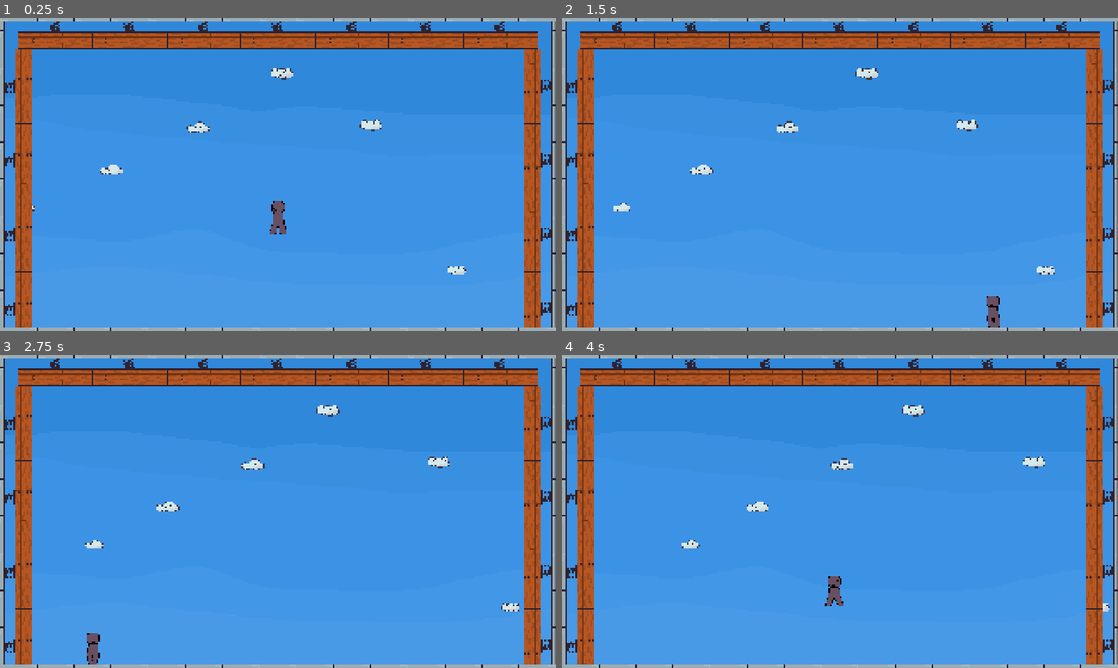
Above: before the commit, frames 1-4 (two rows, left to right).
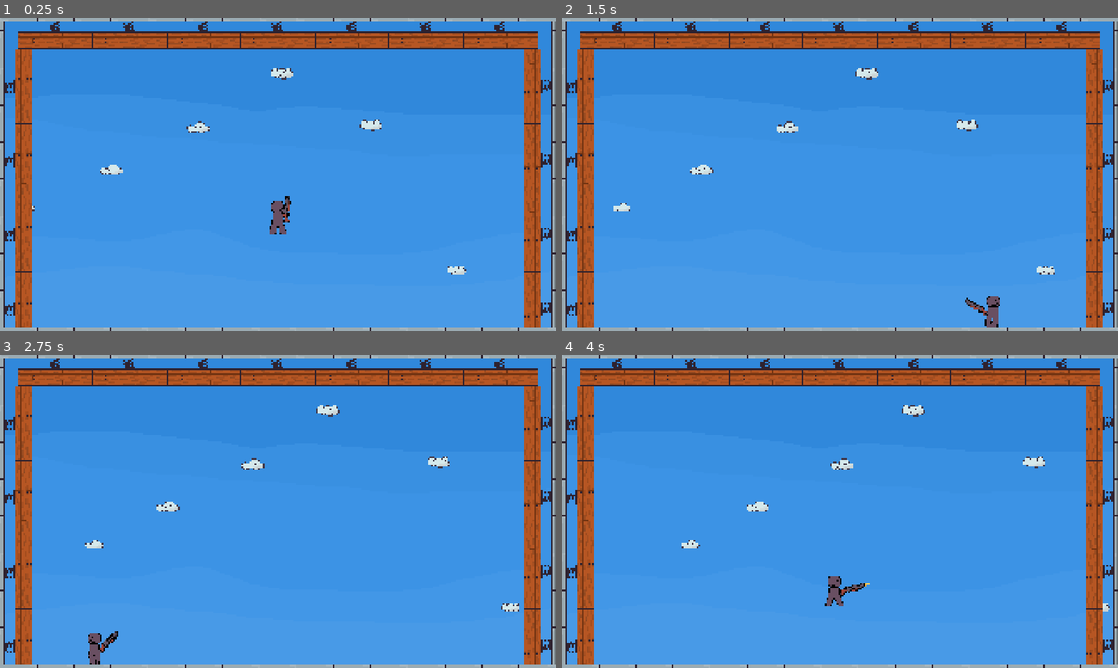
Above: after the commit, the same moments.

Repository: Sominnyusz/Vault
Game: Godot game, scene res://scenes/game.tscn
Two runs of this game, one before a commit and one after it. Both use one fixed random seed, a clock stepped at 60 frames per second and the inputs below.
Inputs (mouse positions are in pixels of both pictures, inside the frame that each line leads up to):
- Up to frame 1 (0.25 s): no input
- Up to frame 2 (1.5 s): move the mouse to (962, 158) at 0.52 s; hold D (move_Right) from 0.53 s (still down); click (962, 158) at 0.6 s; tap Space (jump) at 0.77 s; move the mouse to (728, 190) at 1.27 s; click (728, 190) at 1.35 s
- Up to frame 3 (2.75 s): tap Space (jump) at 1.52 s; move the mouse to (333, 442) at 2.02 s; release D (move_Right) at 2.03 s; hold A (move_Left) from 2.03 s (still down); click (333, 442) at 2.1 s
- Up to frame 4 (4 s): move the mouse to (812, 574) at 2.77 s; release A (move_Left) at 2.78 s; hold D (move_Right) from 2.78 s (still down); click (812, 574) at 2.85 s; tap Space (jump) at 3.02, 3.77 s; move the mouse to (1006, 558) at 3.52 s; click (1006, 558) at 3.6 s

The runs differ from the first frame. In frame 1, 0.1% of the frame differs, in the area x 48-53%, y 56-68%; in frame 2, 0.2%; in frame 3, 0.2%, in the area x 15-22%, y 88-99%; in frame 4, 0.1%.

Commit message:
V.0.5.: Shotgun Beta

Diff:
--- a/project.godot
+++ b/project.godot
@@ -54,6 +54,11 @@
 "events": [Object(InputEventKey,"resource_local_to_scene":false,"resource_name":"","device":-1,"window_id":0,"alt_press …(191 unchanged characters)…
 ]
 }
+shoot={
+"deadzone": 0.2,
+"events": [Object(InputEventMouseButton,"resource_local_to_scene":false,"resource_name":"","device":-1,"window_id":0,"alt_pressed":false,"shift_pressed":false,"ctrl_pressed":false,"meta_pressed":false,"button_mask":0,"position":Vector2(0, 0),"global_position":Vector2(0, 0),"factor":1.0,"button_index":1,"canceled":false,"pressed":false,"double_click":false,"script":null)
+]
+}
 
 [physics]
 
--- /dev/null
+++ b/scenes/SHOTTY.tscn
@@ -0,0 +1,131 @@
+[gd_scene format=3 uid="uid://bueirug6htgb"]
+
+[ext_resource type="Script" uid="uid://deetls1ob1ib2" path="res://scripts/shotty.gd" id="1_t8q2s"]
+[ext_resource type="Texture2D" uid="uid://bn5gib34w06yc" path="res://assets/SHOTTY.png" id="1_uldnk"]
+
+[sub_resource type="AtlasTexture" id="AtlasTexture_uldnk"]
+atlas = ExtResource("1_uldnk")
+region = Rect2(0, 0, 64, 64)
+
+[sub_resource type="AtlasTexture" id="AtlasTexture_t8q2s"]
+atlas = ExtResource("1_uldnk")
+region = Rect2(0, 0, 64, 64)
+
+[sub_resource type="AtlasTexture" id="AtlasTexture_pdhxl"]
+atlas = ExtResource("1_uldnk")
+region = Rect2(64, 0, 64, 64)
+
+[sub_resource type="AtlasTexture" id="AtlasTexture_nbo80"]
+atlas = ExtResource("1_uldnk")
+region = Rect2(128, 0, 64, 64)
+
+[sub_resource type="AtlasTexture" id="AtlasTexture_r3ybc"]
+atlas = ExtResource("1_uldnk")
+region = Rect2(192, 0, 64, 64)
+
+[sub_resource type="AtlasTexture" id="AtlasTexture_vowj5"]
+atlas = ExtResource("1_uldnk")
+region = Rect2(256, 0, 64, 64)
+
+[sub_resource type="AtlasTexture" id="AtlasTexture_don1p"]
+atlas = ExtResource("1_uldnk")
+region = Rect2(320, 0, 64, 64)
+
+[sub_resource type="AtlasTexture" id="AtlasTexture_u16uq"]
+atlas = ExtResource("1_uldnk")
+region = Rect2(384, 0, 64, 64)
+
+[sub_resource type="AtlasTexture" id="AtlasTexture_ghw30"]
+atlas = ExtResource("1_uldnk")
+region = Rect2(448, 0, 64, 64)
+
+[sub_resource type="AtlasTexture" id="AtlasTexture_df2xe"]
+atlas = ExtResource("1_uldnk")
+region = Rect2(512, 0, 64, 64)
+
+[sub_resource type="AtlasTexture" id="AtlasTexture_17sat"]
+atlas = ExtResource("1_uldnk")
+region = Rect2(576, 0, 64, 64)
+
+[sub_resource type="AtlasTexture" id="AtlasTexture_tc4qa"]
+atlas = ExtResource("1_uldnk")
+region = Rect2(640, 0, 64, 64)
+
+[sub_resource type="AtlasTexture" id="AtlasTexture_j4u5w"]
+atlas = ExtResource("1_uldnk")
+region = Rect2(704, 0, 64, 64)
+
+[sub_resource type="AtlasTexture" id="AtlasTexture_kij7t"]
+atlas = ExtResource("1_uldnk")
+region = Rect2(768, 0, 64, 64)
+
+[sub_resource type="AtlasTexture" id="AtlasTexture_fyet7"]
+atlas = ExtResource("1_uldnk")
+region = Rect2(832, 0, 64, 64)
+
+[sub_resource type="SpriteFrames" id="SpriteFrames_c25gk"]
+animations = [{
+"frames": [{
+"duration": 1.0,
+"texture": SubResource("AtlasTexture_uldnk")
+}],
+"loop": 0,
+"name": &"default",
+"speed": 5.0
+}, {
+"frames": [{
+"duration": 1.0,
+"texture": SubResource("AtlasTexture_t8q2s")
+}, {
+"duration": 1.0,
+"texture": SubResource("AtlasTexture_pdhxl")
+}, {
+"duration": 1.0,
+"texture": SubResource("AtlasTexture_nbo80")
+}, {
+"duration": 1.0,
+"texture": SubResource("AtlasTexture_r3ybc")
+}, {
+"duration": 1.0,
+"texture": SubResource("AtlasTexture_vowj5")
+}, {
+"duration": 1.0,
+"texture": SubResource("AtlasTexture_don1p")
+}, {
+"duration": 1.0,
+"texture": SubResource("AtlasTexture_u16uq")
+}, {
+"duration": 1.0,
+"texture": SubResource("AtlasTexture_ghw30")
+}, {
+"duration": 1.0,
+"texture": SubResource("AtlasTexture_df2xe")
+}, {
+"duration": 1.0,
+"texture": SubResource("AtlasTexture_17sat")
+}, {
+"duration": 1.0,
+"texture": SubResource("AtlasTexture_tc4qa")
+}, {
+"duration": 1.0,
+"texture": SubResource("AtlasTexture_j4u5w")
+}, {
+"duration": 1.0,
+"texture": SubResource("AtlasTexture_kij7t")
+}, {
+"duration": 1.0,
+"texture": SubResource("AtlasTexture_fyet7")
+}],
+"loop": 0,
+"name": &"shoot",
+"speed": 12.0
+}]
+
+[node name="SHOTTY" type="Node2D" unique_id=706927849]
+script = ExtResource("1_t8q2s")
+
+[node name="Sprite" type="AnimatedSprite2D" parent="." unique_id=1641471203]
+position = Vector2(20, -13)
+sprite_frames = SubResource("SpriteFrames_c25gk")
+animation = &"shoot"
+autoplay = "default"
--- a/scenes/player.tscn
+++ b/scenes/player.tscn
@@ -6,6 +6,7 @@
 [ext_resource type="Texture2D" uid="uid://e663hfnix44f" path="res://assets/coil_jump.png" id="2_tuyoq"]
 [ext_resource type="Texture2D" uid="uid://bp8mrb4yp82e3" path="res://assets/coil_run.png" id="3_qhqgy"]
 [ext_resource type="Texture2D" uid="uid://dhgdwaawu1agt" path="res://assets/coil_jumpcancel.png" id="4_qlg0r"]
+[ext_resource type="PackedScene" uid="uid://bueirug6htgb" path="res://scenes/SHOTTY.tscn" id="7_fjrip"]
 
 [sub_resource type="RectangleShape2D" id="RectangleShape2D_4cumu"]
 size = Vector2(20, 58)
@@ -556,5 +557,8 @@
 
 [node name="AnimatedSprite2D" type="AnimatedSprite2D" parent="." unique_id=684578022]
 sprite_frames = SubResource("SpriteFrames_4cumu")
-animation = &"Jump"
+animation = &"Idle"
 autoplay = "Idle"
+
+[node name="SHOTTY" parent="." unique_id=1738369162 instance=ExtResource("7_fjrip")]
+position = Vector2(14, 4)
--- a/scripts/player.gd
+++ b/scripts/player.gd
@@ -1,6 +1,7 @@
 extends CharacterBody2D
 
 @onready var sprite: AnimatedSprite2D = $AnimatedSprite2D
+@onready var SHOTTY: Node2D = $SHOTTY
 
 @export var speed: int = 250
 @export var acceleration: int = 100
@@ -8,17 +9,16 @@
 @export var gravity: int = 2700
 @export var fall_gravity: int = 2200
 @export var max_jumps: int = 2
+@export var horizontal: int
 
 var jumps_made: int = 0
 var player_state: String = "Idle"
 
+
 func _physics_process(delta: float) -> void:
 
-	var horizontal = Input.get_axis("move_Left", "move_Right")
-	if horizontal == 1:
-		sprite.flip_h = false
-	elif horizontal == -1:
-		sprite.flip_h = true
+	horizontal = Input.get_axis("move_Left", "move_Right")
+	scale.x = SHOTTY.scale.y
 
 	var speedincrease = horizontal * acceleration
 	if not is_on_floor():
--- /dev/null
+++ b/scripts/shotty.gd
@@ -0,0 +1,17 @@
+extends Node2D
+
+@onready var sprite: AnimatedSprite2D = $Sprite
+
+func _physics_process(delta: float) -> void:
+	look_at(get_global_mouse_position())
+	rotation_degrees = wrap(rotation_degrees, 0, 360)
+	if rotation_degrees > 90 and rotation_degrees < 270:
+		scale.y = -1
+		position = Vector2(-14, 4)
+	else:
+		scale.y = 1
+		position = Vector2(14, 4)
+
+func _input(event: InputEvent) -> void:
+	if Input.is_action_just_pressed("shoot"):
+		sprite.play("shoot")
Binary file added: assets/SHOTTY.png
Not shown, added: assets/SHOTTY.png.import
Not shown, added: scripts/shotty.gd.uid
